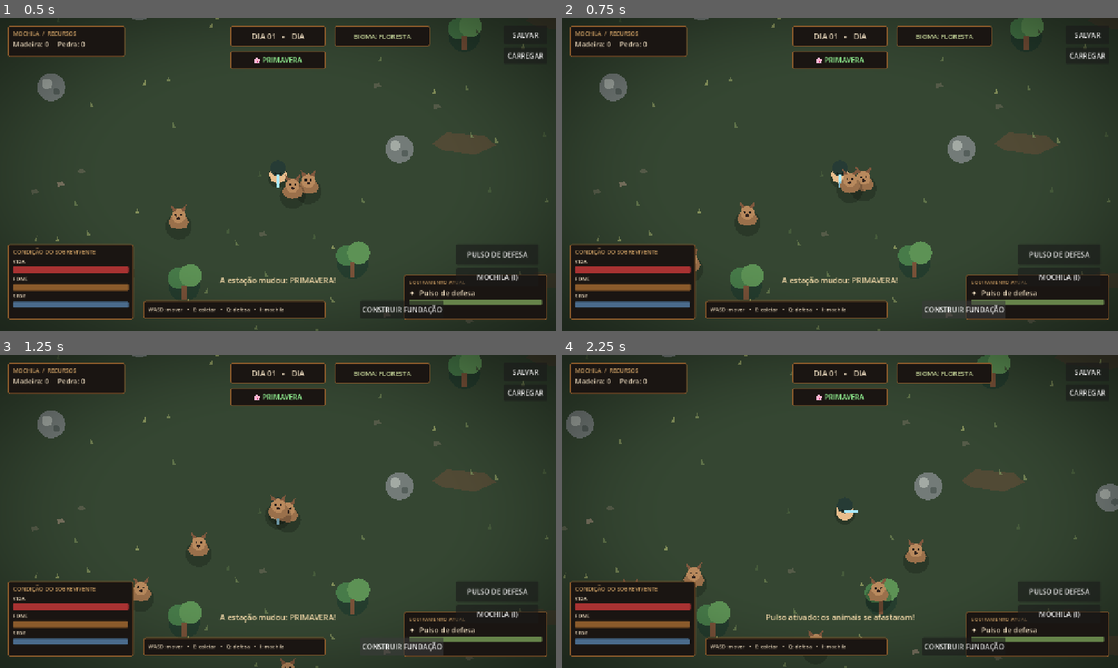
Above: before the commit, frames 1-4 (two rows, left to right).
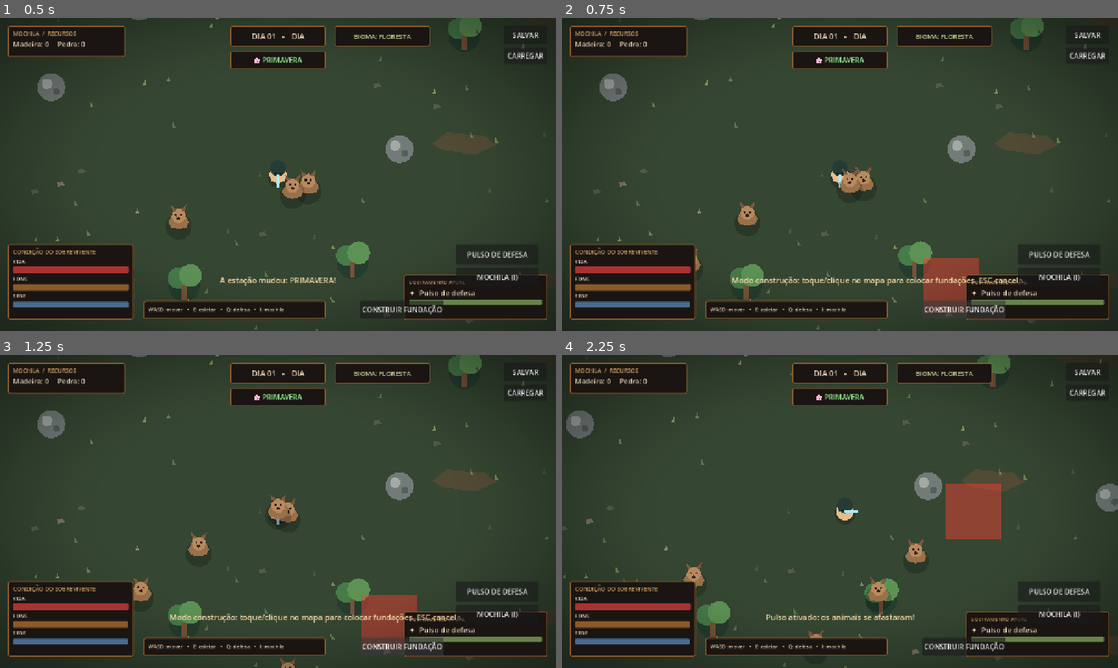
Above: after the commit, the same moments.

Repository: vanessaarcelino13-blip/Jogo-sobreviv-ncia-
Game: Godot game, scene res://scenes/main.tscn
Two runs of this game, one before a commit and one after it. Both use one fixed random seed, a clock stepped at 60 frames per second and the inputs below.
Inputs (mouse positions are in pixels of both pictures, inside the frame that each line leads up to):
- Up to frame 1 (0.5 s): no input
- Up to frame 2 (0.75 s): click "CONSTRUIR FUNDAÇÃO" at 0.5 s
- Up to frame 3 (1.25 s): no input
- Up to frame 4 (2.25 s): click "PULSO DE DEFESA" at 1.25 s; tap Enter at 2 s; move the mouse to (962, 495) at 2.02 s; hold D (move_right) from 2.03 s (still down); hold Q (defend) from 2.03 s (still down); click (962, 495) at 2.17 s

Frame 1 is identical in both runs. In frame 2, 1.9% of the frame differs, in the area x 30-84%, y 76-95%; in frame 3, 1.9%; in frame 4, 1.8%.
Error before the commit: Parse Error: Cannot infer the type of "world_position" variable because the value doesn't have a set type. (res://scripts/build_manager.gd:46)
Error after the commit: Invalid access to property or key 'built_objects' on a base object of type 'Node (game_manager.gd)'. (res://scripts/build_manager.gd:31)

Commit message:
Fix build mode and add foundations, walls and campfires

Diff:
--- a/scripts/build_manager.gd
+++ b/scripts/build_manager.gd
@@ -1,69 +1,135 @@
 extends Node2D
 
-const FLOOR_SCENE := preload("res://scenes/floor.tscn")
+const FLOOR_SCENE: PackedScene = preload("res://scenes/floor.tscn")
+const WALL_SCENE: PackedScene = preload("res://scenes/wall.tscn")
+const CAMPFIRE_SCENE: PackedScene = preload("res://scenes/campfire.tscn")
+const PREVIEW_SCENE: PackedScene = preload("res://scenes/build_preview.tscn")
 const TILE_SIZE := 64.0
 
+const BUILDABLES := {
+    "fundacao": {"scene": "floor", "cost": {"wood": 2}, "size": Vector2(64, 64)},
+    "parede": {"scene": "wall", "cost": {"wood": 3, "stone": 1}, "size": Vector2(60, 20)},
+    "fogueira": {"scene": "campfire", "cost": {"wood": 5, "stone": 3}, "size": Vector2(48, 48)}
+}
+
 var building := false
+var current_item := "fundacao"
 var preview: Polygon2D
 
 func _ready() -> void:
+    _restore_buildings()
+    preview = PREVIEW_SCENE.instantiate() as Polygon2D
+    add_child(preview)
+    preview.configure(Vector2(64, 64), Color(0.35, 0.9, 0.4, 0.48))
+    preview.visible = false
+
+func _restore_buildings() -> void:
     for saved_floor in GameManager.built_floors:
-        var restored_floor := FLOOR_SCENE.instantiate() as StaticBody2D
+        var restored_floor := FLOOR_SCENE.instantiate() as Node2D
         restored_floor.global_position = Vector2(float(saved_floor.get("x", 0.0)), float(saved_floor.get("y", 0.0)))
         get_tree().current_scene.call_deferred("add_child", restored_floor)
-    preview = Polygon2D.new()
-    preview.polygon = PackedVector2Array([
-        Vector2(-30, -30), Vector2(30, -30),
-        Vector2(30, 30), Vector2(-30, 30)
-    ])
-    preview.color = Color(0.55, 0.85, 0.45, 0.42)
-    preview.z_index = 5
-    preview.visible = false
-    add_child(preview)
+    for saved in GameManager.built_objects:
+        var scene := _scene_for(str(saved.get("kind", "")))
+        if scene == null:
+            continue
+        var obj := scene.instantiate() as Node2D
+        obj.global_position = Vector2(float(saved.get("x", 0.0)), float(saved.get("y", 0.0)))
+        get_tree().current_scene.call_deferred("add_child", obj)
+
+func _scene_for(kind: String) -> PackedScene:
+    match kind:
+        "fundacao": return FLOOR_SCENE
+        "parede": return WALL_SCENE
+        "fogueira": return CAMPFIRE_SCENE
+        _: return null
+
+func select_building(kind: String) -> void:
+    if not BUILDABLES.has(kind):
+        return
+    current_item = kind
+    building = true
+    preview.visible = true
+    var size: Vector2 = BUILDABLES[kind]["size"]
+    preview.configure(size, Color(0.35, 0.9, 0.4, 0.48))
+    print("[Construção] Selecionado: ", kind)
 
 func toggle_build_mode() -> void:
-    building = not building
-    preview.visible = building
     if building:
-        print("[Construção] Toque/clique para colocar uma fundação. ESC cancela.")
+        cancel_build_mode()
     else:
-        print("[Construção] Modo de construção encerrado.")
+        select_building(current_item)
+
+func cancel_build_mode() -> void:
+    building = false
+    if is_instance_valid(preview):
+        preview.visible = false
 
 func _process(_delta: float) -> void:
-    if building:
-        preview.global_position = _snapped_position(get_global_mouse_position())
+    if not building:
+        return
+    var target := _snapped_position(get_global_mouse_position())
+    preview.global_position = target
+    preview.set_valid(_can_place(current_item, target))
 
 func _unhandled_input(event: InputEvent) -> void:
     if not building:
         return
     if event is InputEventKey and event.pressed and event.keycode == KEY_ESCAPE:
-        toggle_build_mode()
+        cancel_build_mode()
         get_viewport().set_input_as_handled()
     elif event is InputEventMouseButton and event.pressed and event.button_index == MOUSE_BUTTON_LEFT:
-        _place_floor(_snapped_position(get_global_mouse_position()))
+        _place_selected(_snapped_position(get_global_mouse_position()))
         get_viewport().set_input_as_handled()
     elif event is InputEventScreenTouch and event.pressed:
-        var world_position := get_viewport().get_canvas_transform().affine_inverse() * event.position
-        _place_floor(_snapped_position(world_position))
+        var world_position: Vector2 = get_viewport().get_canvas_transform().affine_inverse() * event.position
+        _place_selected(_snapped_position(world_position))
         get_viewport().set_input_as_handled()
 
 func _snapped_position(position: Vector2) -> Vector2:
-    return Vector2(
-        roundf(position.x / TILE_SIZE) * TILE_SIZE,
-        roundf(position.y / TILE_SIZE) * TILE_SIZE
-    )
+    return Vector2(roundf(position.x / TILE_SIZE) * TILE_SIZE, roundf(position.y / TILE_SIZE) * TILE_SIZE)
 
-func _place_floor(position: Vector2) -> void:
-    for existing in get_tree().get_nodes_in_group("floors"):
-        if is_instance_valid(existing) and existing.global_position.distance_to(position) < 8.0:
-            print("[Construção] Já existe uma fundação nesse espaço.")
+func _can_place(kind: String, position: Vector2) -> bool:
+    if not BUILDABLES.has(kind):
+        return false
+    var cost: Dictionary = BUILDABLES[kind]["cost"]
+    for item_id in cost:
+        if GameManager.get_item_count(str(item_id)) < int(cost[item_id]):
+            return false
+    if kind == "fundacao":
+        for existing in get_tree().get_nodes_in_group("floors"):
+            if is_instance_valid(existing) and existing.global_position.distance_to(position) < 8.0:
+                return false
+    else:
+        var has_floor := false
+        for floor_node in get_tree().get_nodes_in_group("floors"):
+            if is_instance_valid(floor_node) and floor_node.global_position.distance_to(position) < 42.0:
+                has_floor = true
+                break
+        if not has_floor:
+            return false
+        for group_name in ["built_walls", "campfires"]:
+            for existing in get_tree().get_nodes_in_group(group_name):
+                if is_instance_valid(existing) and existing.global_position.distance_to(position) < 28.0:
+                    return false
+    return true
+
+func _place_selected(position: Vector2) -> void:
+    if not _can_place(current_item, position):
+        print("[Construção] Recursos insuficientes ou local inválido. Paredes e fogueiras precisam de fundação.")
+        return
+    var data: Dictionary = BUILDABLES[current_item]
+    for item_id in data["cost"]:
+        if not GameManager.remove_item(str(item_id), int(data["cost"][item_id])):
             return
-    if not GameManager.remove_item("wood", 2):
-        print("[Construção] Você precisa de 2 madeiras.")
+    var scene := _scene_for(current_item)
+    if scene == null:
         return
-    var floor := FLOOR_SCENE.instantiate() as StaticBody2D
-    floor.global_position = position
-    get_tree().current_scene.add_child(floor)
-    GameManager.built_floors.append({"x": position.x, "y": position.y})
+    var obj := scene.instantiate() as Node2D
+    obj.global_position = position
+    get_tree().current_scene.add_child(obj)
+    if current_item == "fundacao":
+        GameManager.built_floors.append({"x": position.x, "y": position.y})
+    else:
+        GameManager.built_objects.append({"kind": current_item, "x": position.x, "y": position.y})
     GameManager.save_game()
-    print("[Construção] Fundação colocada.")
+    print("[Construção] Construído: ", current_item)
